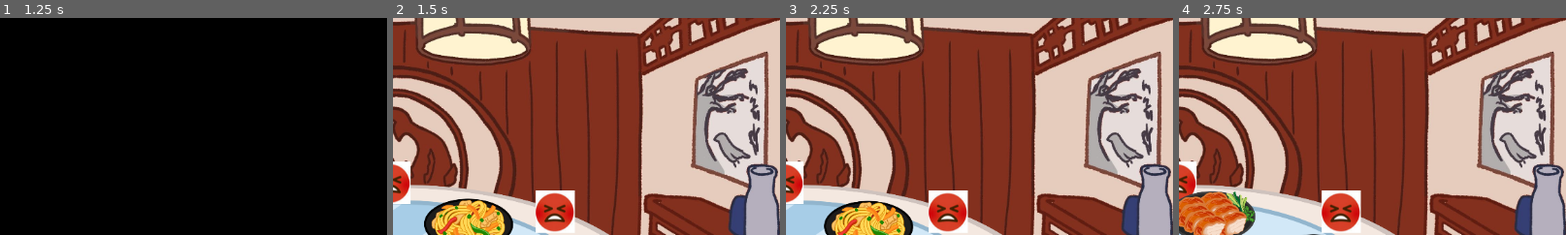
Above: before the commit, frames 1-4 (left to right).
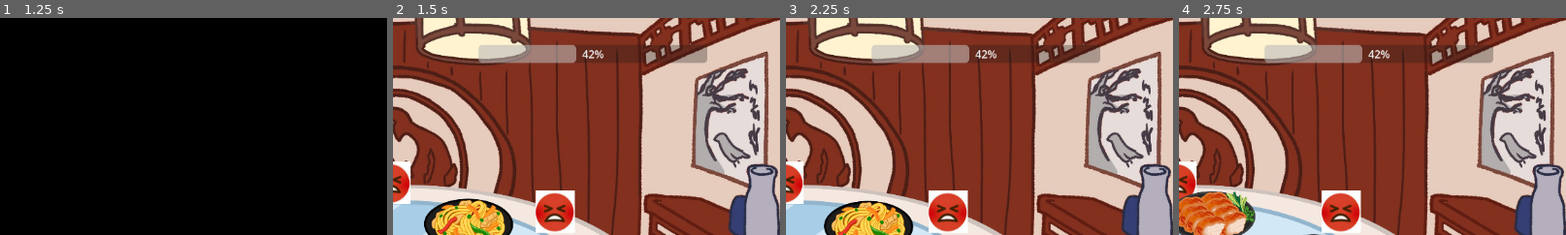
Above: after the commit, the same moments.

Repository: game-dev-besties/lupe_game
Game: Godot game, scene res://scenes/cutscene.tscn
Two runs of this game, one before a commit and one after it. Both use one fixed random seed, a clock stepped at 60 frames per second and the inputs below.
Inputs (mouse positions are % of the whole screen's width and height, from its top left):
- Up to frame 1 (1.25 s): click "SKIP" at 0.5 s
- Up to frame 2 (1.5 s): click "SKIP" at 1.25 s
- Up to frame 3 (2.25 s): tap Enter (ui_accept) at 2 s; move the mouse to (68, 61) at 2.02 s; hold Right (ui_right) from 2.03 s (still down); click (68, 61) at 2.17 s
- Up to frame 4 (2.75 s): keep holding Right (ui_right); tap Enter (ui_accept) at 2.27 s
The pictures show only the part of the screen within x 50-100%, y 0-50%; the shares and areas given below are measured in that part.

Frame 1 is identical in both runs. In frame 2, 4.4% of the frame differs, in the area x 22-82%, y 12-21%; in frame 3, 4.4%; in frame 4, 4.4%.

Commit message:
add a health bar

Diff:
--- a/scenes/cutscene.tscn
+++ b/scenes/cutscene.tscn
@@ -125,9 +125,9 @@
 
 [sub_resource type="AnimationLibrary" id="AnimationLibrary_pduvj"]
 _data = {
-&"Cutscene1": SubResource("Animation_sp6f6"),
-&"RESET": SubResource("Animation_ho0y6"),
-&"stop": SubResource("Animation_kie4y")
+"Cutscene1": SubResource("Animation_sp6f6"),
+"RESET": SubResource("Animation_ho0y6"),
+"stop": SubResource("Animation_kie4y")
 }
 
 [sub_resource type="Animation" id="Animation_pk0x4"]
@@ -203,9 +203,9 @@
 
 [sub_resource type="AnimationLibrary" id="AnimationLibrary_ljsqd"]
 _data = {
-&"RESET": SubResource("Animation_pk0x4"),
-&"fade_in": SubResource("Animation_i0p51"),
-&"fade_out": SubResource("Animation_d6meh")
+"RESET": SubResource("Animation_pk0x4"),
+"fade_in": SubResource("Animation_i0p51"),
+"fade_out": SubResource("Animation_d6meh")
 }
 
 [node name="cutscene" type="Node2D"]
@@ -239,7 +239,7 @@
 
 [node name="AnimationPlayer" type="AnimationPlayer" parent="."]
 libraries = {
-&"": SubResource("AnimationLibrary_pduvj")
+"": SubResource("AnimationLibrary_pduvj")
 }
 
 [node name="Characters" type="Node2D" parent="."]
@@ -261,7 +261,7 @@
 
 [node name="AnimationPlayer" type="AnimationPlayer" parent="Transition"]
 libraries = {
-&"": SubResource("AnimationLibrary_ljsqd")
+"": SubResource("AnimationLibrary_ljsqd")
 }
 
 [node name="Skip" type="Button" parent="."]
--- a/scenes/game.tscn
+++ b/scenes/game.tscn
@@ -80,13 +80,19 @@
 
 [sub_resource type="AnimationLibrary" id="AnimationLibrary_ljsqd"]
 _data = {
-&"RESET": SubResource("Animation_pk0x4"),
-&"fade_in": SubResource("Animation_i0p51"),
-&"fade_out": SubResource("Animation_d6meh")
+"RESET": SubResource("Animation_pk0x4"),
+"fade_in": SubResource("Animation_i0p51"),
+"fade_out": SubResource("Animation_d6meh")
 }
 
 [node name="Game" type="Node2D"]
 script = ExtResource("1_lkgvj")
+
+[node name="HealthBar" type="ProgressBar" parent="."]
+offset_left = 701.0
+offset_top = 94.0
+offset_right = 1041.0
+offset_bottom = 121.0
 
 [node name="spinningthing" type="Node2D" parent="."]
 position = Vector2(586, 448)
@@ -140,5 +146,5 @@
 
 [node name="AnimationPlayer" type="AnimationPlayer" parent="Transition"]
 libraries = {
-&"": SubResource("AnimationLibrary_ljsqd")
+"": SubResource("AnimationLibrary_ljsqd")
 }
--- a/scripts/game.gd
+++ b/scripts/game.gd
@@ -4,6 +4,7 @@
 # Called when the node enters the scene tree for the first time.
 func _ready():
 	$Transition/AnimationPlayer.play("fade_in")
+	$HealthBar.value = 42
 
 # Called every frame. 'delta' is the elapsed time since the previous frame.
 func _process(_delta):
Not shown: 1 places in scenes/NPC.tscn that only renumber resources
Not shown: 1 places in scenes/cutscene.tscn that only renumber resources
Not shown: 1 places in scenes/dish.tscn that only renumber resources
Not shown: 1 places in scenes/game.tscn that only renumber resources
